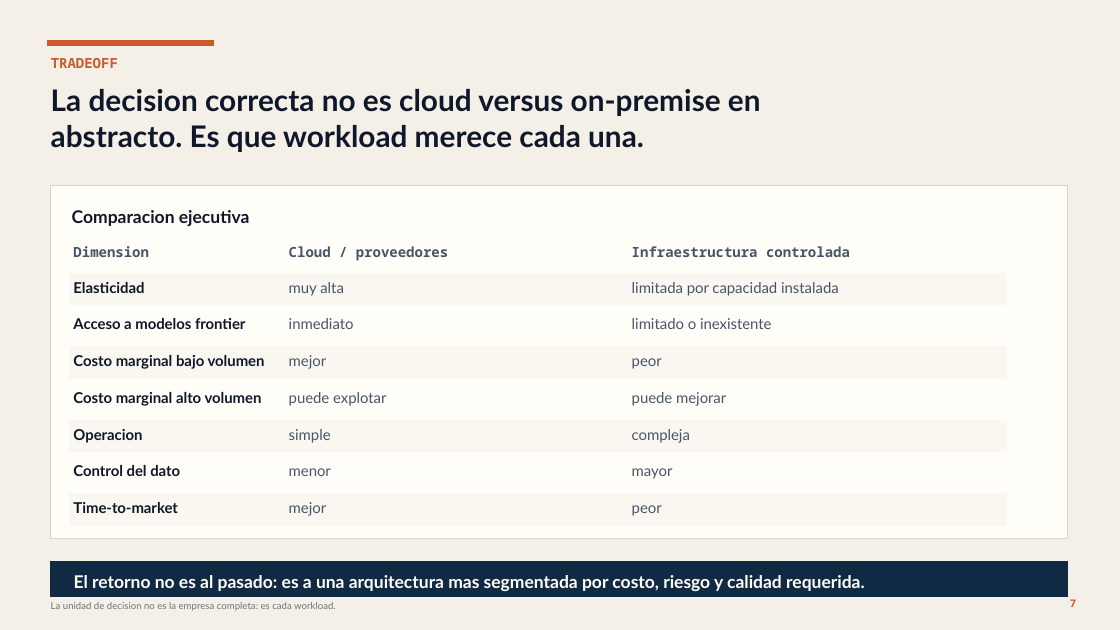
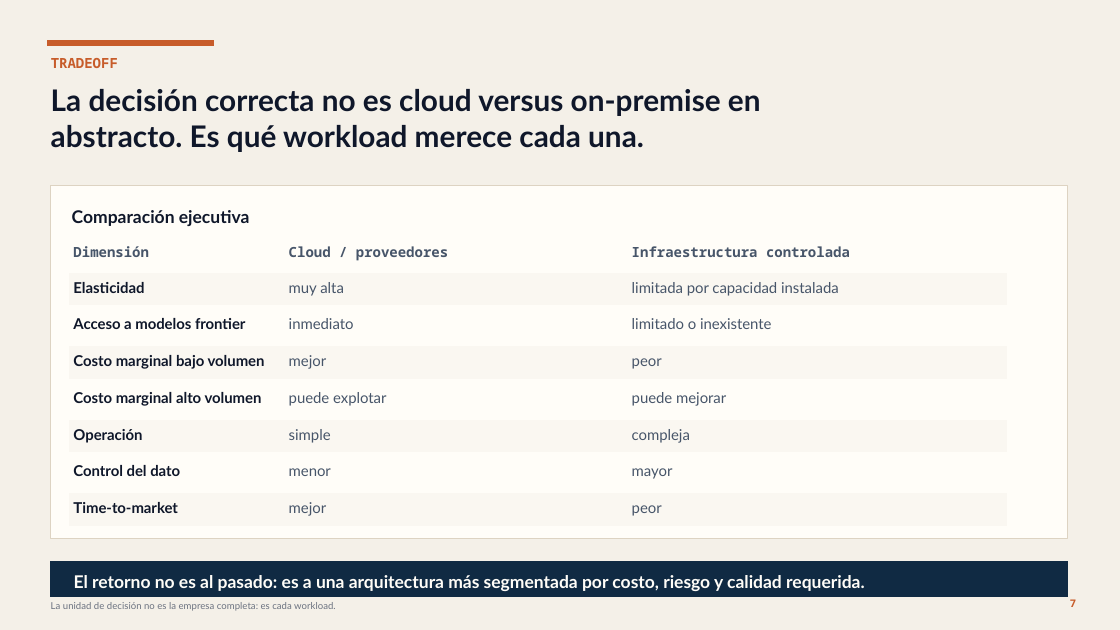
Before and after one commit to Maku-alt/charlas, a slide deck: slide 7 of El Eterno Retorno/El-Eterno-Retorno.pptx. Drawn at 1120x630 pixels with LibreOffice and Linux fonts; fonts in the diff are those of the drawing. Boxes give left, top, right and bottom in pixels: in the first picture for what was removed or moved away, otherwise in the second. Text is boxed around its words. In the diff, an @@ line names an element or a change of style, - is before the commit and + after.

Commit message:
Update Eterno Retorno

```diff
--- a/El Eterno Retorno/El-Eterno-Retorno.pptx
+++ b/El Eterno Retorno/El-Eterno-Retorno.pptx
@@ text at bbox=[51, 89, 761, 152]: text changed @@
-La decision correcta no es cloud versus on-premise en abstracto. Es que workload merece cada una.
+La decisión correcta no es cloud versus on-premise en abstracto. Es qué workload merece cada una.
@@ text at bbox=[72, 210, 250, 226]: text changed @@
-Comparacion ejecutiva
+Comparación ejecutiva
@@ text at bbox=[73, 246, 149, 257]: text changed @@
-Dimension
+Dimensión
@@ text at bbox=[73, 429, 142, 443]: text changed @@
-Operacion
+Operación
@@ text at bbox=[74, 575, 865, 591]: text changed @@
-El retorno no es al pasado: es a una arquitectura mas segmentada por costo, riesgo y calidad requerida.
+El retorno no es al pasado: es a una arquitectura más segmentada por costo, riesgo y calidad requerida.
```
Also in this commit, not shown: 8 other slides changed, 1 slide added, 16 other files.
